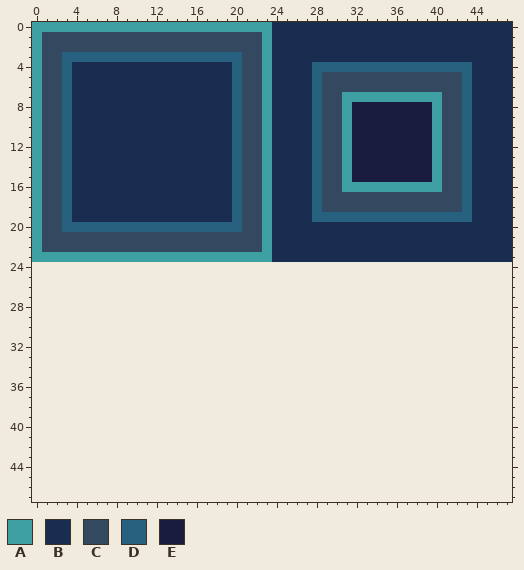
File history of a pixel-art file, Assets/assetsrc/wall.aseprite. The picture above is the old version.
48x24 pixels, 1 frame. The old version is drawn lined up with the new one, on the new canvas.
Palette (. is transparent): A #3fa0a4  B #192d50  C #32495f  D #286080  E #191b3f
New version:
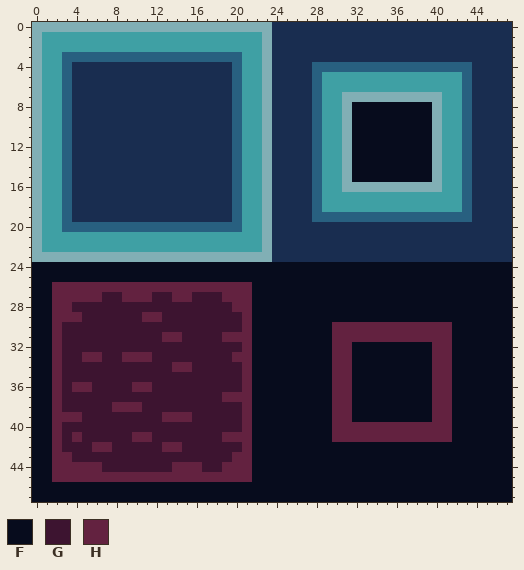
Colours new in this view: F #070c1d  G #3d1430  H #632240
Change:
canvas 48x24 -> 48x48
colour A: #3fa0a4 -> #81afb5
colour C: #32495f -> #3fa0a4
Changed rows in their new state; - is a pixel that keeps its letter.
first column x 32:
 8 FFFFFFFF
 9 FFFFFFFF
10 FFFFFFFF
11 FFFFFFFF
12 FFFFFFFF
13 FFFFFFFF
14 FFFFFFFF
15 FFFFFFFF
first column x 0:
24 FFFFFFFFFFFFFFFFFFFFFFFFFFFFFFFFFFFFFFFFFFFFFFFF
25 FFFFFFFFFFFFFFFFFFFFFFFFFFFFFFFFFFFFFFFFFFFFFFFF
26 FFHHHHHHHHHHHHHHHHHHHHFFFFFFFFFFFFFFFFFFFFFFFFFF
27 FFHHHHHGGHHHGGHHGGGHHHFFFFFFFFFFFFFFFFFFFFFFFFFF
28 FFHHGGGGGGGGGGGGGGGGHHFFFFFFFFFFFFFFFFFFFFFFFFFF
29 FFHHHGGGGGGHHGGGGGGGGHFFFFFFFFFFFFFFFFFFFFFFFFFF
30 FFHGGGGGGGGGGGGGGGGGGHFFFFFFFFHHHHHHHHHHHHFFFFFF
31 FFHGGGGGGGGGGHHGGGGHHHFFFFFFFFHHHHHHHHHHHHFFFFFF
32 FFHGGGGGGGGGGGGGGGGGGHFFFFFFFFHHFFFFFFFFHHFFFFFF
33 FFHGGHHGGHHHGGGGGGGGHHFFFFFFFFHHFFFFFFFFHHFFFFFF
34 FFHGGGGGGGGGGGHHGGGGGHFFFFFFFFHHFFFFFFFFHHFFFFFF
35 FFHGGGGGGGGGGGGGGGGGGHFFFFFFFFHHFFFFFFFFHHFFFFFF
36 FFHGHHGGGGHHGGGGGGGGGHFFFFFFFFHHFFFFFFFFHHFFFFFF
37 FFHGGGGGGGGGGGGGGGGHHHFFFFFFFFHHFFFFFFFFHHFFFFFF
38 FFHGGGGGHHHGGGGGGGGGGHFFFFFFFFHHFFFFFFFFHHFFFFFF
39 FFHHHGGGGGGGGHHHGGGGGHFFFFFFFFHHFFFFFFFFHHFFFFFF
40 FFHGGGGGGGGGGGGGGGGGGHFFFFFFFFHHHHHHHHHHHHFFFFFF
41 FFHGHGGGGGHHGGGGGGGHHHFFFFFFFFHHHHHHHHHHHHFFFFFF
42 FFHGGGHHGGGGGHHGGGGGGHFFFFFFFFFFFFFFFFFFFFFFFFFF
43 FFHHGGGGGGGGGGGGGGGGHHFFFFFFFFFFFFFFFFFFFFFFFFFF
44 FFHHHHHGGGGGGGHHHGGHHHFFFFFFFFFFFFFFFFFFFFFFFFFF
45 FFHHHHHHHHHHHHHHHHHHHHFFFFFFFFFFFFFFFFFFFFFFFFFF
46 FFFFFFFFFFFFFFFFFFFFFFFFFFFFFFFFFFFFFFFFFFFFFFFF
47 FFFFFFFFFFFFFFFFFFFFFFFFFFFFFFFFFFFFFFFFFFFFFFFF
Changed places in both pictures, as pixel boxes (x1, y1, x2, y2):
changed: (32, 22, 512, 502)
